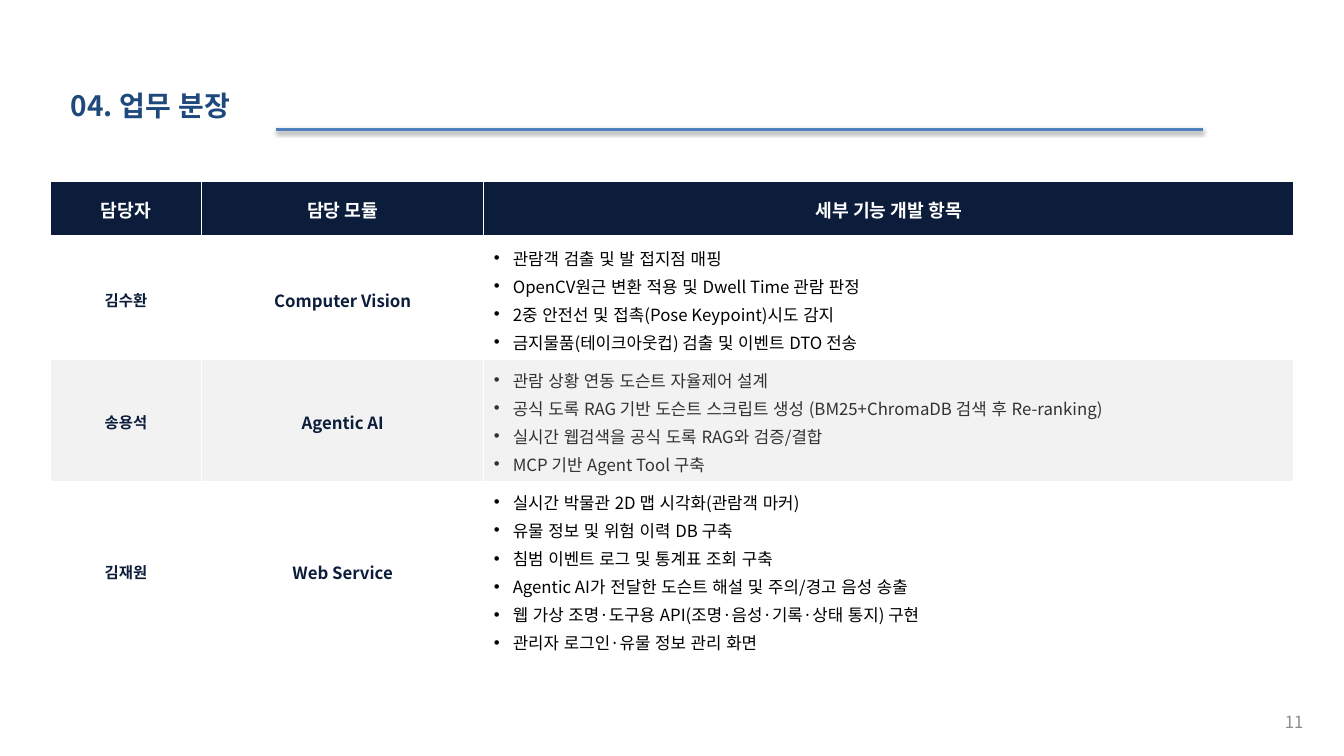
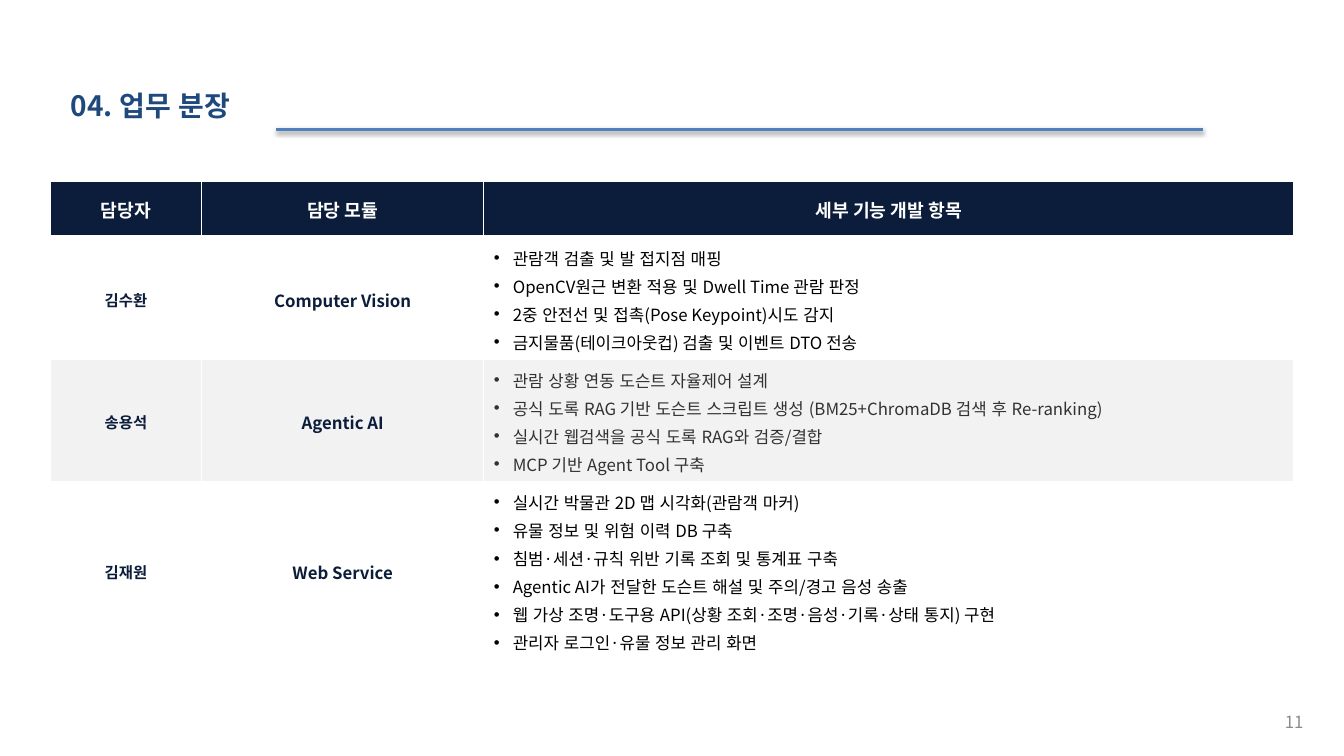
Before and after one commit to selkis4u/smart-museum-aiagent, a slide deck: slide 11 of docs/requirements/3조_스마트박물관_AI_Agent_기획서_v0.6.pptx. Drawn at 1344x756 pixels with LibreOffice and Linux fonts; fonts in the diff are those of the drawing. Boxes give left, top, right and bottom in pixels: in the first picture for what was removed or moved away, otherwise in the second. Text is boxed around its words. In the diff, an @@ line names an element or a change of style, - is before the commit and + after.

Commit message:
요구사항 문서 보완 및 인터페이스 명세 초안 추가
- 분석서·명세서 v0.3 보완: 침범 기록 Agent 생성(FR-AG-18), 사전 녹음 멘트(FR-AG-19), 스피커 대기 상태, 위험 이벤트 상태 무관 처리, 일시정지 중 생성 계속, 공통 연결 멘트, 접촉 경계·해제 조건, 청취 인원 정의, NFR-16·17
- 시연 유물 A002를 지장암 목조비로자나불좌상으로 반영
- 인터페이스 명세 초안 v0.1: 연결 구성, 이벤트 DTO, 좌표 메시지, 도구용 API, 공간 설정 JSON
- 기획서 v0.6·개발일정 v0.3: 구성도 도구 흐름, 기록 3종, 시연 모형·시나리오 촬영 일정, 음성 송출 연장
- 결정사항·ADR-0002/0003/0004·CONTEXT 갱신

```diff
--- a/docs/requirements/3조_스마트박물관_AI_Agent_기획서_v0.6.pptx
+++ b/docs/requirements/3조_스마트박물관_AI_Agent_기획서_v0.6.pptx
@@ table at box(50, 181, 1294, 655) @@
-row 4, column 3: 실시간 박물관 2D 맵 시각화(관람객 마커) / 유물 정보 및 위험 이력 DB 구축 / 침범 이벤트 로그 및 통계표 조회 구축 / Agentic AI가 전달한 도슨트 해설 및 주의/경고 음성 송출 / 웹 가상 조명·도구용 API(조명·음성·기록·상태 통지) 구현 / 관리자 로그인·유물 정보 관리 화면
+row 4, column 3: 실시간 박물관 2D 맵 시각화(관람객 마커) / 유물 정보 및 위험 이력 DB 구축 / 침범·세션·규칙 위반 기록 조회 및 통계표 구축 / Agentic AI가 전달한 도슨트 해설 및 주의/경고 음성 송출 / 웹 가상 조명·도구용 API(상황 조회·조명·음성·기록·상태 통지) 구현 / 관리자 로그인·유물 정보 관리 화면
```
Also in this commit, not shown: 6 other slides changed, 9 other files.
